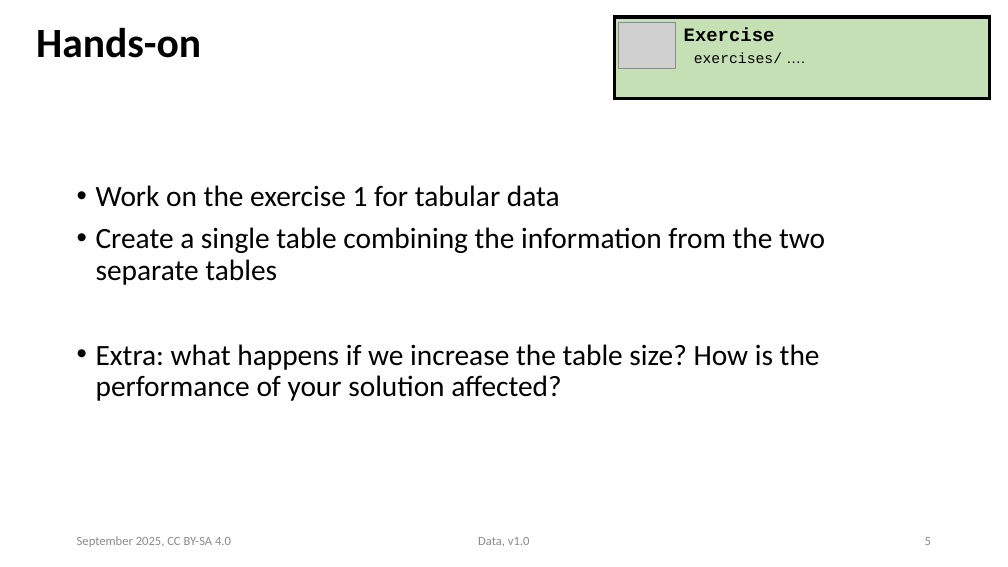
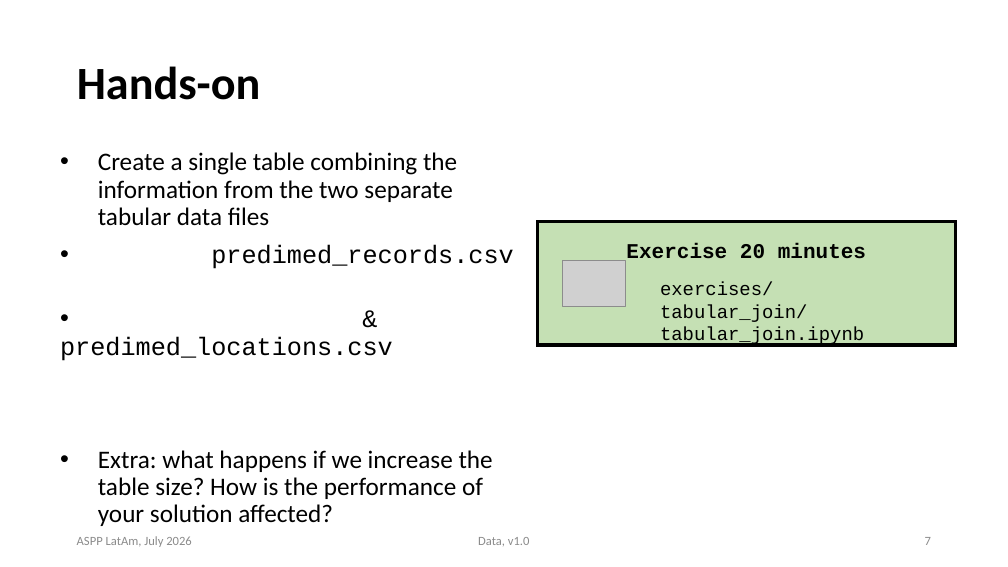
Before and after one commit to ASPP/data_class, a slide deck: slide 7 of tabular_data.pptx (slide 5 before the commit). Drawn at 1008x567 pixels with LibreOffice and Linux fonts; fonts in the diff are those of the drawing; grey boxes stand for pictures. Boxes give left, top, right and bottom in pixels: in the first picture for what was removed or moved away, otherwise in the second. Text is boxed around its words. In the diff, an @@ line names an element or a change of style, - is before the commit and + after.

Commit message:
tabular data presentation complete

```diff
--- a/tabular_data.pptx
+++ b/tabular_data.pptx
@@ title "Hands-on": place and size @@
-title "Hands-on" at box(36, 27, 201, 58)
+title "Hands-on" at box(77, 66, 261, 100)
@@ title "Hands-on" at box(77, 66, 261, 100): size 39.6 to 44 pt @@
@@ text "Create a single table combining ...": place and size @@
-text "Create a single table combining ..." at box(96, 185, 825, 401)
+text "Create a single table combining ..." at box(60, 152, 514, 526)
@@ text at box(60, 152, 514, 361): text changed; size 28 to 24 pt @@
-• Work on the exercise 1 for tabular data
-• Create a single table combining the information from the two separate tables
+• Create a single table combining the information from the two separate tabular data files
+• predimed_records.csv
+• & predimed_locations.csv
@@ rectangle: place and size @@
-rectangle at box(614, 17, 989, 99)
+rectangle at box(538, 222, 956, 346)
@@ picture: place and size @@
-picture at box(618, 23, 675, 68)
+picture at box(563, 261, 625, 306)
@@ text at box(626, 243, 866, 259): text changed; size 18 to 20 pt @@
-Exercise
+Exercise 20 minutes
@@ text at box(660, 282, 864, 346): text changed; size 14 to 18 pt @@
-exercises/ ….
+exercises/tabular_join/tabular_join.ipynb
@@ text at box(98, 450, 493, 526): size 28 to 24 pt in "Extra: what happens if we increase the ..."; indent changed @@
@@ text at box(77, 536, 192, 547): text changed @@
-September 2025, CC BY-SA 4.0
+ASPP LatAm, July 2026
@@ page number at box(925, 537, 931, 545): text changed @@
-5
+7
```
Also in this commit, not shown: 35 other slides changed, 18 slides added, 9 slides removed, 12 other files.
